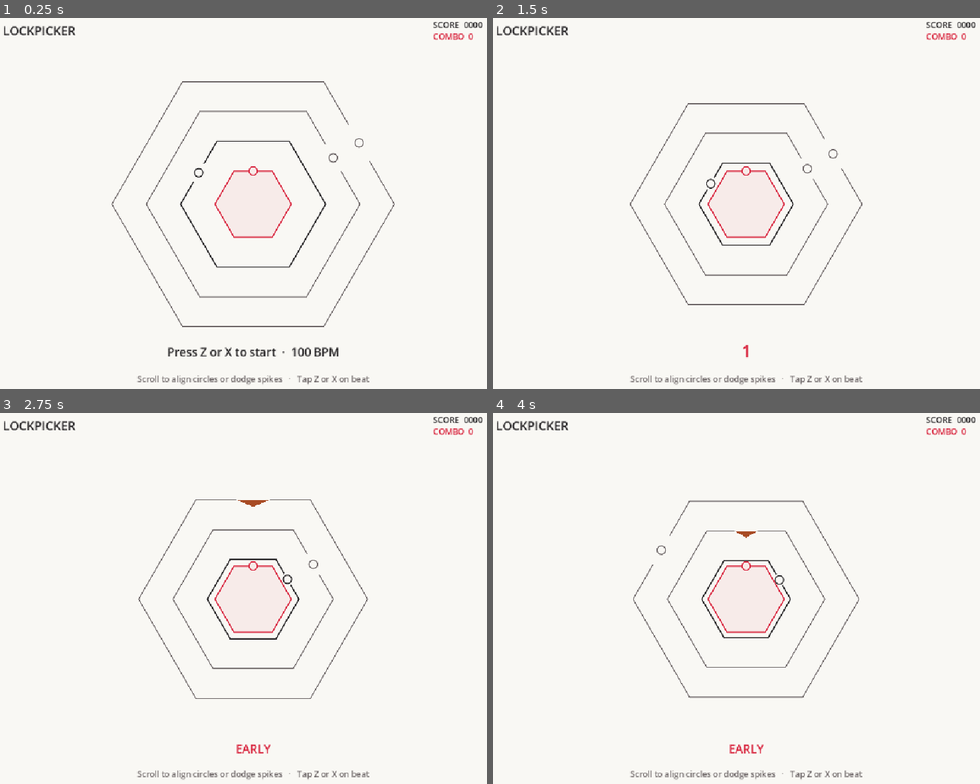
Above: before the commit, frames 1-4 (two rows, left to right).
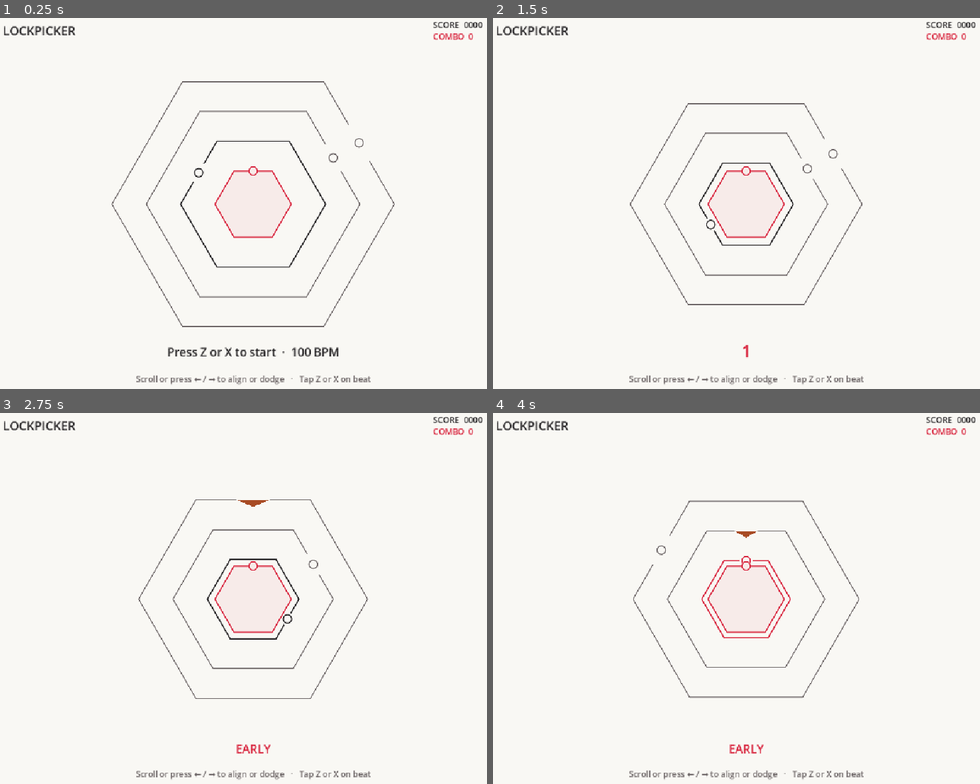
Above: after the commit, the same moments.

Repository: Nokianyte/Lockpicker
Game: Godot game, scene res://scenes/rhythm.tscn
Same seed, same stepped clock (60 frames per second), same inputs: the game is played once before the commit and once after it.
Inputs (mouse positions are in pixels of both pictures, inside the frame that each line leads up to):
- Up to frame 1 (0.25 s): no input
- Up to frame 2 (1.5 s): tap Enter at 0.5 s; move the mouse to (863, 184) at 0.52 s; hold Right 0.53-1.28 s; tap Z at 0.6 s; click (863, 184) at 0.67 s; tap X at 0.8, 1.35 s; move the mouse to (639, 222) at 1.27 s; hold Left from 1.28 s (still down); click (639, 222) at 1.42 s
- Up to frame 3 (2.75 s): tap Z at 1.55, 2.1 s; move the mouse to (306, 513) at 2.02 s; release Left at 2.03 s; hold Right from 2.03 s (still down); click (306, 513) at 2.17 s; tap X at 2.3 s
- Up to frame 4 (4 s): move the mouse to (721, 676) at 2.77 s; tap X at 2.85, 3.8 s; click (721, 676) at 2.92 s; tap Z at 3.05, 3.6 s; move the mouse to (906, 657) at 3.52 s; release Right at 3.53 s; hold Left from 3.53 s (still down); click (906, 657) at 3.67 s

The runs differ from the first frame. In frame 1, 0.5% of the frame differs, in the area x 27-77%, y 96-99%; in frame 2, 0.6%; in frame 3, 0.6%; in frame 4, 0.8%, in the area x 27-77%, y 38-99%.

Commit message:
Add arrow keys for rhythm ring turns

Diff:
--- a/scripts/rhythm.gd
+++ b/scripts/rhythm.gd
@@ -38,14 +38,25 @@
 		next_beat = ceili(game.time / Run.BEAT_SECONDS)
 
 func _input(event: InputEvent) -> void:
-	if event is InputEventKey and event.keycode in [KEY_Z, KEY_X]:
+	if event is InputEventKey:
+		if event.keycode not in [KEY_Z, KEY_X, KEY_LEFT, KEY_RIGHT]:
+			return
 		if event.pressed and not event.echo:
-			_press()
+			match event.keycode:
+				KEY_Z, KEY_X:
+					_press()
+				KEY_LEFT:
+					_turn(-1.0)
+				KEY_RIGHT:
+					_turn(1.0)
 		get_viewport().set_input_as_handled()
 	elif event is InputEventMouseButton and event.pressed and event.button_index in [MOUSE_BUTTON_WHEEL_UP, MOUSE_BUTTON_WHEEL_DOWN]:
-		_advance_clock()
-		game.rotate(-1.0 if event.button_index == MOUSE_BUTTON_WHEEL_UP else 1.0)
+		_turn(-1.0 if event.button_index == MOUSE_BUTTON_WHEEL_UP else 1.0)
 		get_viewport().set_input_as_handled()
+
+func _turn(direction: float) -> void:
+	_advance_clock()
+	game.rotate(direction)
 
 func _press() -> void:
 	if game.paused:
@@ -187,7 +198,7 @@
 	_draw_text("LOCKPICKER", Vector2(32, 51), 25)
 	_draw_text("SCORE  %04d" % game.score, Vector2(size.x - 178, 36), 17)
 	_draw_text("COMBO  %d" % game.combo, Vector2(size.x - 178, 60), 17, RED)
-	_centered("Scroll to align circles or dodge spikes   ·   Tap Z or X on beat", size.y - 32, 17, MUTED)
+	_centered("Scroll or press ← / → to align or dodge   ·   Tap Z or X on beat", size.y - 32, 17, MUTED)
 	if game.state == Run.State.TITLE:
 		_centered("Press Z or X to start  ·  100 BPM", size.y - 85, 24)
 	elif game.state == Run.State.CRASHED:
